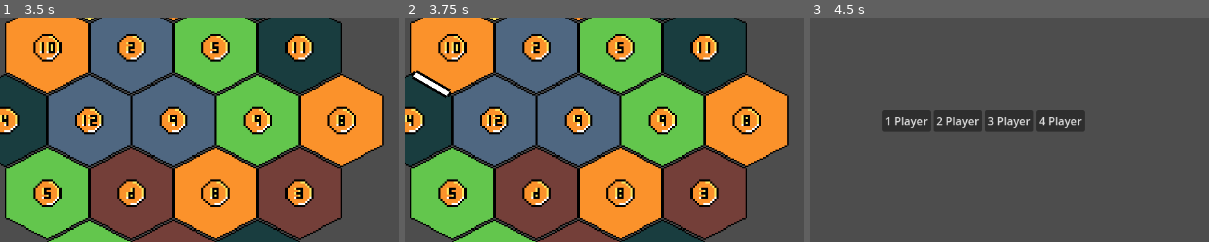
Above: before the commit, frames 1-3 (left to right).
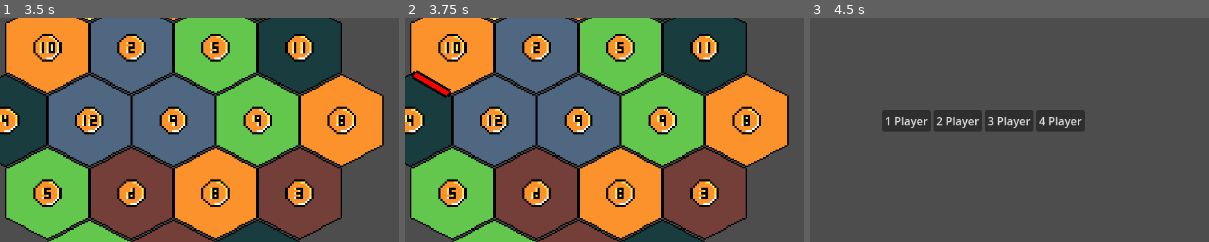
Above: after the commit, the same moments.

Repository: LeoBasov/settlers
Game: Godot game, scene res://src/menus/main_menu.tscn
Two runs of this game, one before a commit and one after it. Both use one fixed random seed, a clock stepped at 60 frames per second and the inputs below.
Inputs (mouse positions are % of the whole screen's width and height, from its top left):
- Up to frame 1 (3.5 s): click "1 Player" at 0.5 s; click "Next Round" at 1.25 s; click "Next Round" at 2 s; click "Next Round" at 2.75 s
- Up to frame 2 (3.75 s): tap Enter at 3.5 s; move the mouse to (32, 42) at 3.52 s; click (32, 42) at 3.6 s
- Up to frame 3 (4.5 s): tap R (reset) at 4.25 s; move the mouse to (26, 42) at 4.27 s; click (26, 42) at 4.35 s
The pictures show only the part of the screen within x 28-78%, y 27-77%; the shares and areas given below are measured in that part.

Frame 1 is identical in both runs. In frame 2, 0.2% of the frame differs, in the area x 2-12%, y 24-35%; in frame 3, nothing differs.

Commit message:
implemented player change for raods

Diff:
--- a/Settlers/src/board/board.gd
+++ b/Settlers/src/board/board.gd
@@ -82,8 +82,8 @@
 func change_player(current_palyer_: int) -> void:
 	current_player = current_palyer_
 
-	for building in $Buildings.get_children():
-		building.change_player(current_player)
+	get_tree().call_group("buildings", "change_player", current_player)
+	get_tree().call_group("roads", "change_player", current_player)
 
 func _on_update_ui() -> void:
 	update_ui.emit()
--- a/Settlers/src/board/road.gd
+++ b/Settlers/src/board/road.gd
@@ -8,6 +8,12 @@
 @onready var owning_palyer: int = 0
 @onready var tiles: Array = []
 
+func change_player(owning_palyer_: int) -> void:
+	if not build:
+		owning_palyer = owning_palyer_
+
+	$RoadSprite2D.modulate = get_tree().get_nodes_in_group("players")[owning_palyer].color
+
 func _on_road_area_2d_mouse_entered() -> void:
 	if not build and availible:
 		$RoadSprite2D.show()
--- a/Settlers/src/board/road.tscn
+++ b/Settlers/src/board/road.tscn
@@ -6,7 +6,7 @@
 [sub_resource type="RectangleShape2D" id="RectangleShape2D_w0qpq"]
 size = Vector2(20, 40)
 
-[node name="Road" type="Node2D"]
+[node name="Road" type="Node2D" groups=["roads"]]
 script = ExtResource("1_wcf0m")
 
 [node name="RoadSprite2D" type="Sprite2D" parent="."]
